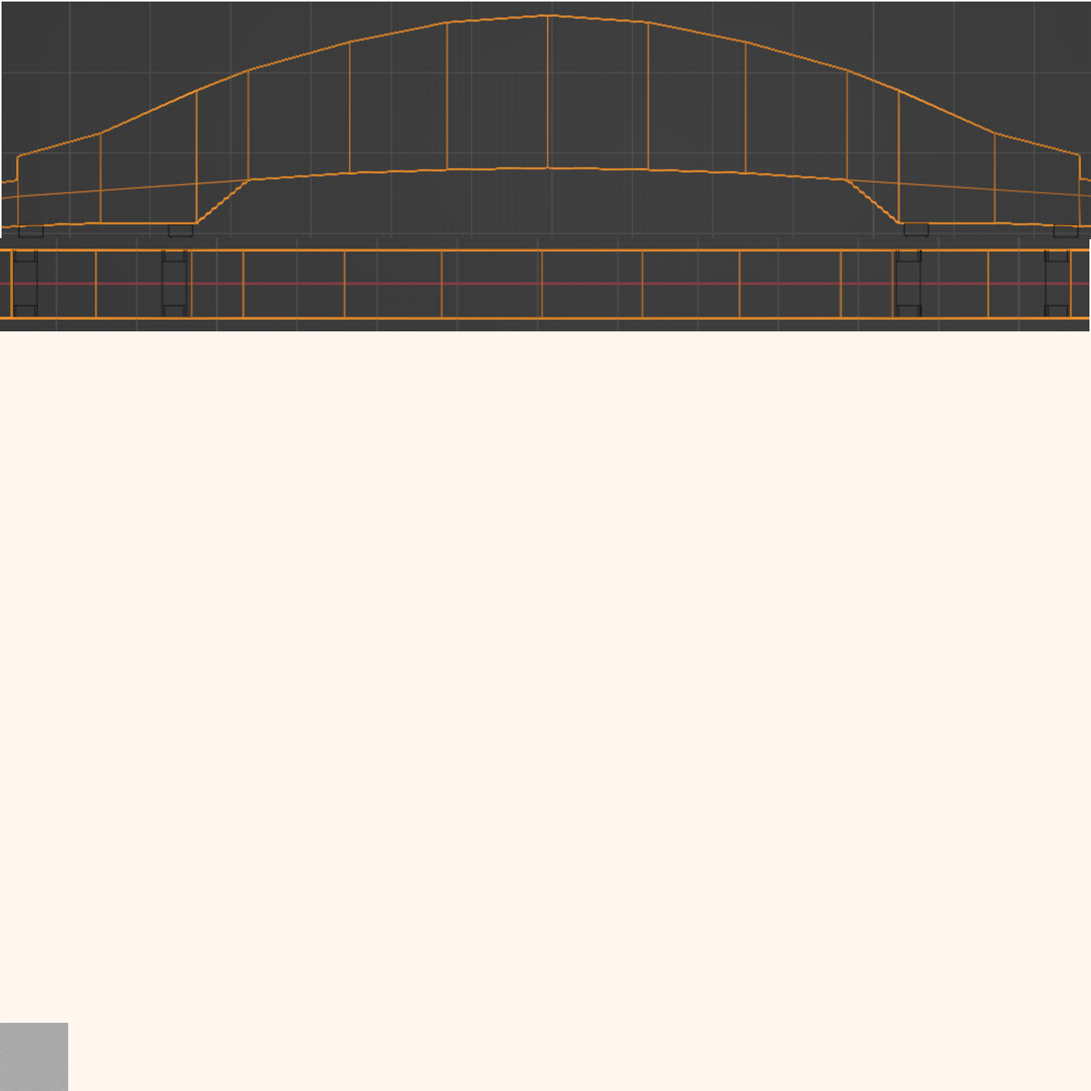
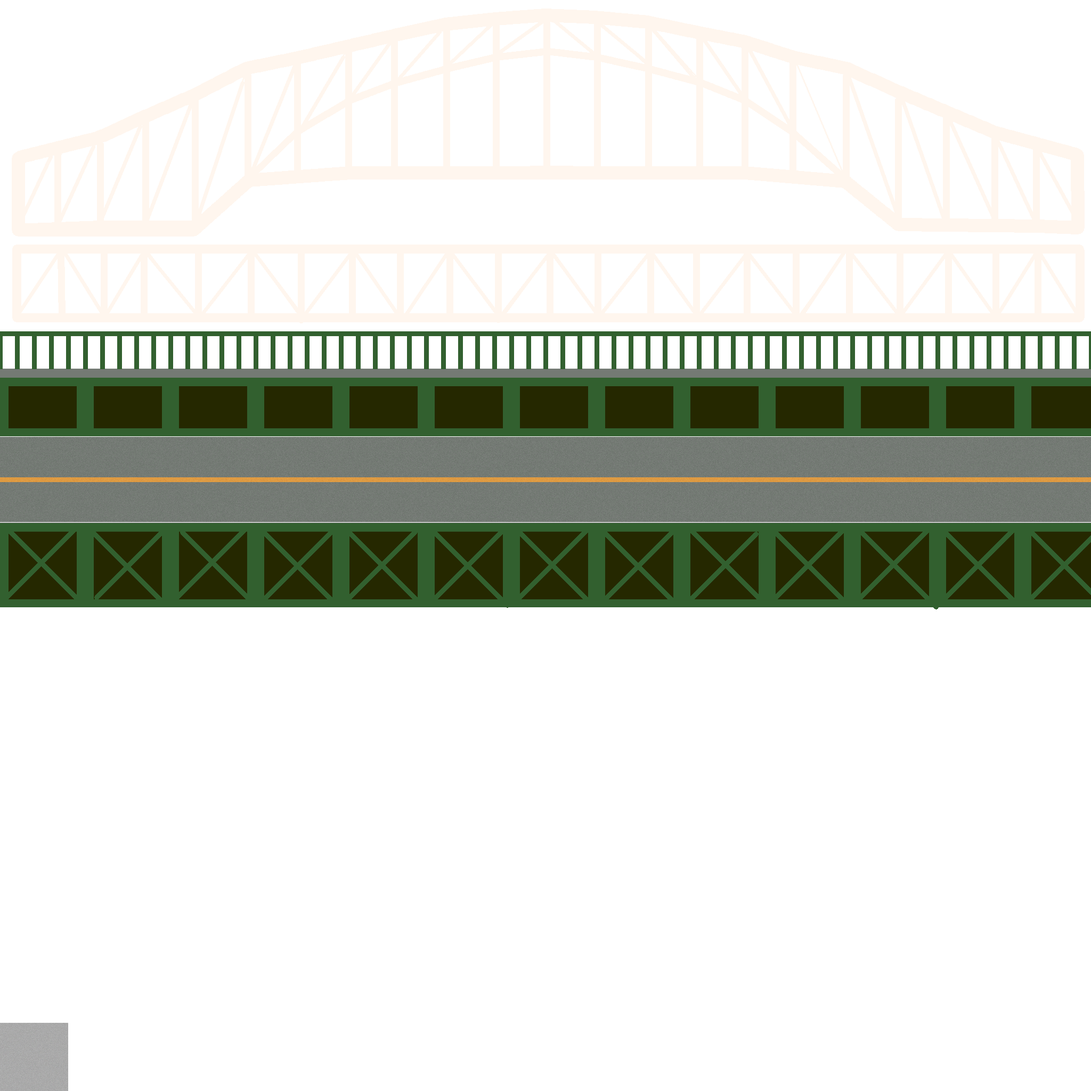
Layers edited between the first and the second 1091x1091 image:
painted on "Texture" over (0, 8, 1091, 610)
hid "Background", painted on it over (0, 0, 1091, 1091)
